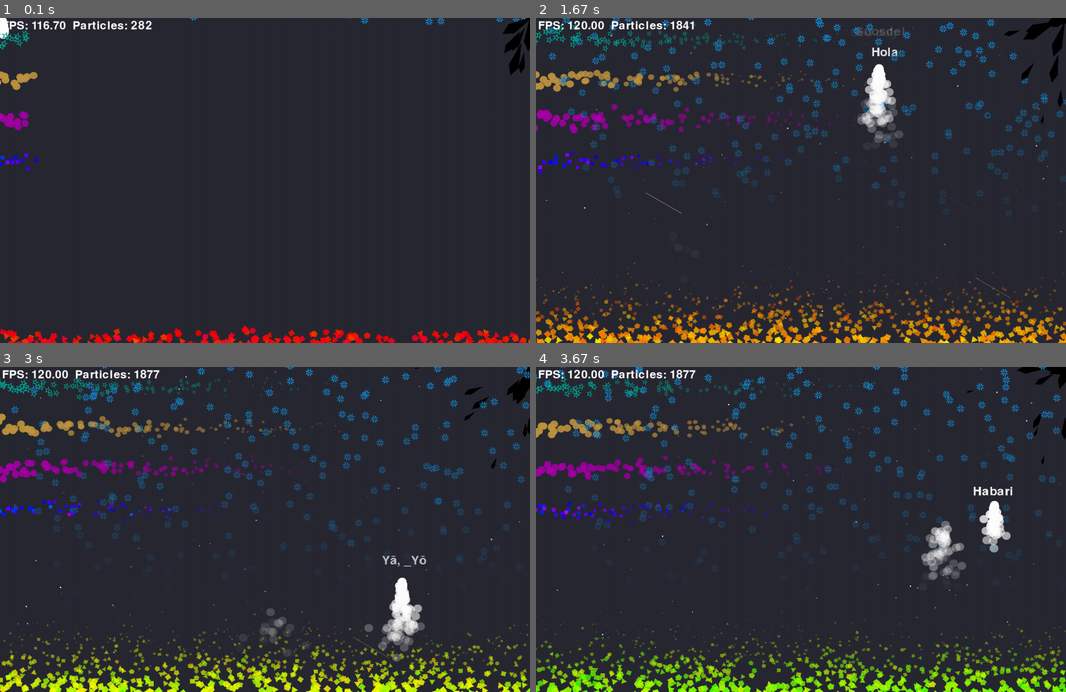
Above: before the commit, frames 1-4 (two rows, left to right).
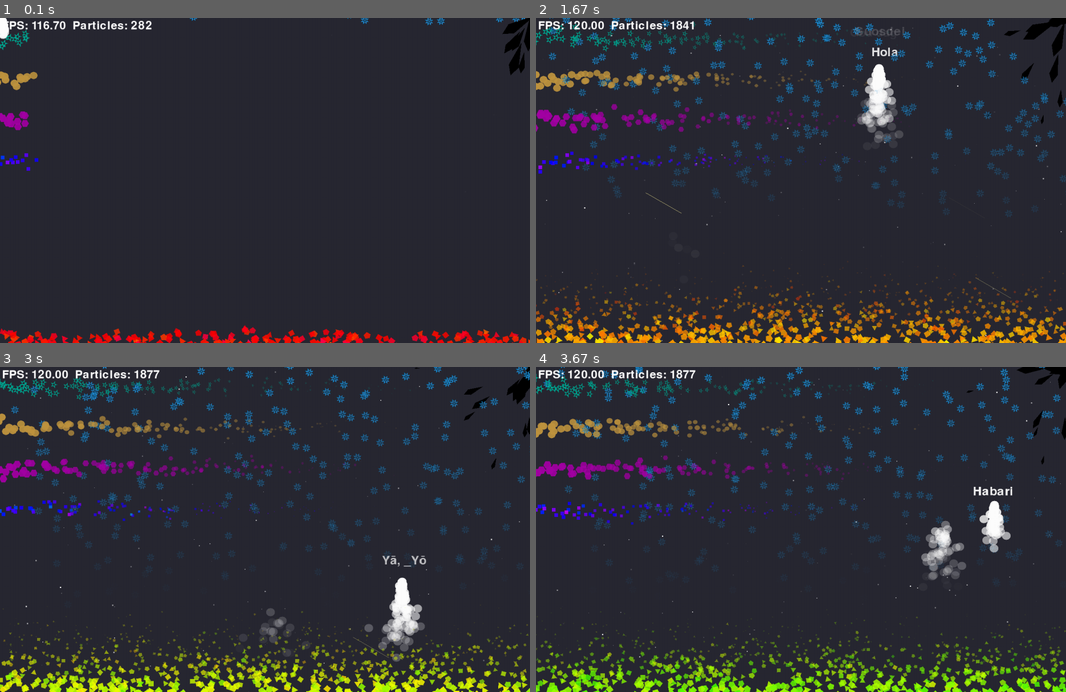
Above: after the commit, the same moments.

Repository: ddorn/flyre
Game: pygame game, started from engine/particles.py
Same seed, same stepped clock (60 frames per second), same inputs: the game is played once before the commit and once after it.
Inputs (mouse positions are in pixels of both pictures, inside the frame that each line leads up to):
- Up to frame 1 (0.1 s): no input
- Up to frame 2 (1.67 s): move the mouse to (779, 193) at 0.37 s; move the mouse to (673, 183) at 0.87 s; move the mouse to (880, 66) at 1.2 s
- Up to frame 3 (3 s): move the mouse to (275, 419) at 1.7 s; move the mouse to (270, 565) at 2.27 s; move the mouse to (402, 581) at 2.6 s
- Up to frame 4 (3.67 s): move the mouse to (938, 500) at 3.03 s; move the mouse to (991, 503) at 3.43 s

The runs differ from the first frame. In frame 1, less than 0.1% of the frame differs, in the area x 0-100%, y 0-100%; in frame 2, 0.3%; in frame 3, 0.3%; in frame 4, 0.3%, in the area x 1-99%, y 0-100%.

Commit message:
add debuff and fire bullets

Diff:
--- a/engine/object.py
+++ b/engine/object.py
@@ -8,6 +8,8 @@
 from .settings import settings
 
 __all__ = ["Object", "Entity", "SpriteObject"]
+
+from .utils import random_in_rect
 
 
 class Object:
@@ -173,14 +175,15 @@
         if self.life < 0:
             self.life = 0
 
-        surf = font(20).render(str(amount), False, RED)
+        surf = font(20).render(str(int(amount)), False, RED)
 
         from engine import ImageParticle
 
+        pos = random_in_rect(self.rect)
         App.current_state().particles.add(
             ImageParticle(surf)
             .builder()
-            .at(self.center, 90)
+            .at(pos, 90)
             .velocity(1)
             .sized(10)
             .anim_fade()
--- a/engine/particles.py
+++ b/engine/particles.py
@@ -93,6 +93,19 @@
 
         for particle in self:
             particle.draw(surf)
+
+    def add_fire_particle(self, pos, angle):
+        self.add(
+            SquareParticle()
+            .builder()
+            .at(pos, gauss(angle, 10))
+            .velocity(gauss(1, 0.1))
+            .sized(uniform(1, 5))
+            .living(30)
+            .hsv(gauss(20, 20), gauss(1, 0.1))
+            .anim_fade()
+            .build()
+        )
 
 
 class ParticleFountain:
--- a/objects/bullets.py
+++ b/objects/bullets.py
@@ -7,7 +7,9 @@
 from engine.object import Object, SpriteObject
 from engine.utils import bounce, from_polar, vec2int
 
-__all__ = ["Bullet", "Laser"]
+__all__ = ["Bullet", "Laser", "DebuffBullet"]
+
+from objects.skilltree import Debuff
 
 
 class BaseBullet:
@@ -100,6 +102,20 @@
         return False
 
 
+class DebuffBullet(Bullet):
+    def __init__(
+        self, debuff: Debuff, pos, direction, owner, damage=100, speed=5, crit=False
+    ):
+        super().__init__(pos, direction, owner, damage, speed, crit)
+        self.debuff = debuff
+
+    def handle_collision(self, other, state):
+        if super().handle_collision(other, state):
+            other.debuffs.add(self.debuff)
+            return True
+        return False
+
+
 class Laser(Object, BaseBullet):
     Z = 1
 
@@ -162,20 +178,8 @@
             other.hit(self)
             start, end = p
             for _ in range(6):
-                state.particles.add(
-                    SquareParticle()
-                    .builder()
-                    .at(
-                        start + random() * (pygame.Vector2(end) - start),
-                        gauss(self.angle, 10),
-                    )
-                    .velocity(gauss(1, 0.1))
-                    .sized(uniform(1, 5))
-                    .living(30)
-                    .hsv(gauss(20, 20), gauss(1, 0.1))
-                    .anim_fade()
-                    .build()
-                )
+                pos = start + random() * (pygame.Vector2(end) - start)
+                state.particles.add_fire_particle(pos, self.angle)
             return True
         return False
 
--- a/objects/player.py
+++ b/objects/player.py
@@ -1,3 +1,4 @@
+from functools import partial
 from random import gauss, random
 
 import pygame
@@ -9,6 +10,8 @@
 from engine.pygame_input import Axis
 from engine.utils import clamp
 from objects import Bullet, SpaceShip
+from objects.bullets import DebuffBullet
+from objects.skilltree import FireDebuff
 
 
 class Player(SpaceShip):
@@ -40,9 +43,17 @@
     def fire(self, state):
 
         for pos in (self.GUN1, self.GUN2):
+            if random() < self.fire_chance:
+                bullet = partial(
+                    DebuffBullet,
+                    FireDebuff(self.fire_duration, self.fire_dmg * self.bullet_damage),
+                )
+            else:
+                bullet = Bullet
+
             crit = random() < self.crit_chance
             state.add(
-                Bullet(
+                bullet(
                     self.sprite_to_screen(pos) + (1, 0),
                     (0, -1),
                     self,
--- a/objects/skilltree.py
+++ b/objects/skilltree.py
@@ -1,12 +1,17 @@
 from dataclasses import dataclass
-from typing import Callable
+from typing import Callable, TYPE_CHECKING
 
 import pygame
 
-from constants import YELLOW
+from constants import UPWARDS, YELLOW
 from engine import Object
 from engine.assets import tilemap
-from objects.player import Player
+from engine.utils import random_in_rect
+
+
+if TYPE_CHECKING:
+    from objects import SpaceShip
+    from objects.player import Player
 
 
 @dataclass
@@ -14,7 +19,7 @@
     sprite_index: int
     description: str
     name: str
-    effect: Callable[[Player], None]
+    effect: Callable[["Player"], None]
     level: int = 0
 
     @classmethod
@@ -165,3 +170,33 @@
     Node(attack_up, Node(crit_dmg), Node(crit_prob)),
     Node(fire_atk, Node(fire_dmg), Node(fire_duration)),
 )
+
+
+class Debuff:
+    duration: int
+
+    def __init__(self, duration):
+        self.duration = duration
+
+    def apply(self, ship):
+        self.duration -= 1
+
+    @property
+    def done(self):
+        return self.duration <= 0
+
+
+class FireDebuff(Debuff):
+    def __init__(self, duration, damage):
+        super().__init__(duration)
+        self.damage = damage
+
+    def apply(self, ship: "SpaceShip"):
+        super().apply(ship)
+
+        if self.duration % 10 == 0:
+            ship.damage(self.damage)
+
+        for _ in range(6):
+            pos = random_in_rect(ship.rect)
+            ship.state.particles.add_fire_particle(pos, 180 + ship.angle)
--- a/objects/spaceship.py
+++ b/objects/spaceship.py
@@ -44,14 +44,18 @@
         self.max_speed = 3
         self.bullet_speed = 10
         self.bullet_damage = 100
-        self.crit_chance = 0.3
+        self.crit_chance = 0.01
         self.crit_mult = 3
+
+        self.fire_chance = 0.05
+        self.fire_dmg = 0.1
+        self.fire_duration = 2 * 60
+
+        self.regen = 0
         self.nb_bullets = 1
-        self.regen = 0
-        self.fire_chance = 0
-        self.fire_dmg = 0.1
-        self.fire_duration = 2
         self.shield = False
+
+        self.debuffs = set()
 
     def force_to_move_towards(self, goal):
         direction = goal - self.pos
@@ -215,6 +219,16 @@
             .anim_fade()
             .build()
         )
+
+    def logic(self, state):
+        super().logic(state)
+
+        to_remove = set()
+        for debuff in self.debuffs:
+            debuff.apply(self)
+            if debuff.done:
+                to_remove.add(debuff)
+        self.debuffs.difference_update(to_remove)
 
 
 class HorizontalBehavior(SpaceShip):
